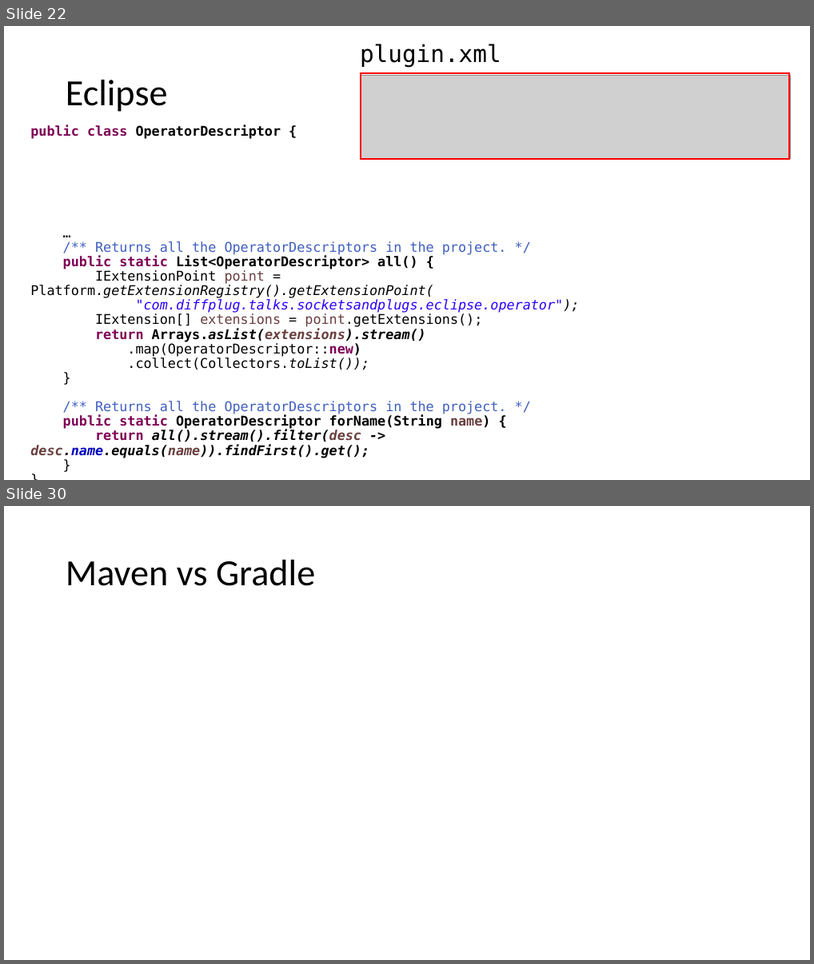
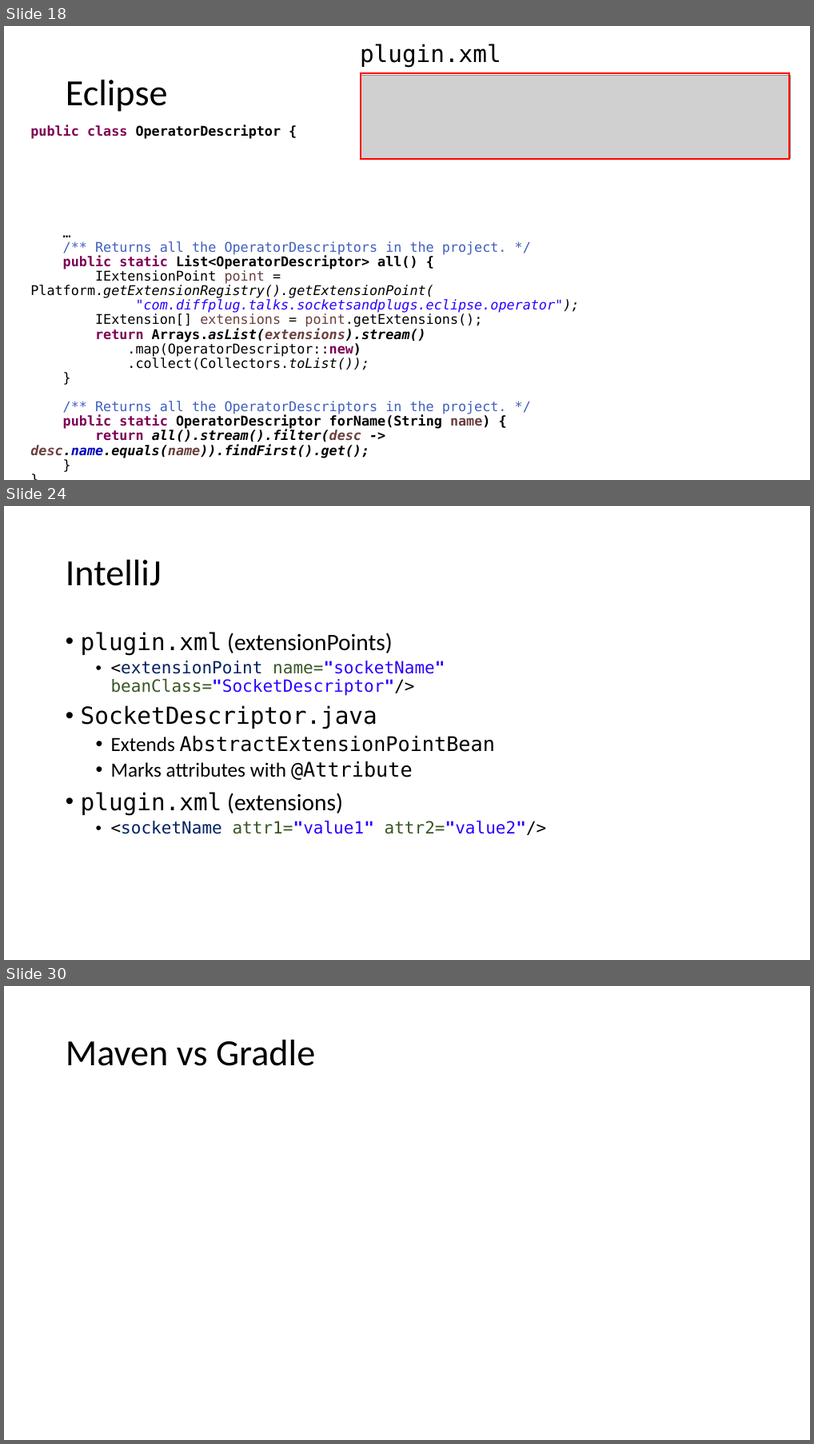
Before and after one commit to diffplug/sockets-and-plugs, a slide deck: Socket and Plugs.pptx. Shown one above the other, each under a label of ours: slides 22 and 30 before the commit, slides 18, 24 and 30 after it; the slides between them are not shown. The pictures are 814x964 and 814x1444 pixels, drawn with LibreOffice and Linux fonts; fonts in the diff are those of the drawing; grey boxes stand for pictures. Boxes give left, top, right and bottom in pixels: in the first picture for what was removed or moved away, otherwise in the second. Text is boxed around its words. In the diff, an @@ line names an element or a change of style, - is before the commit and + after.

```diff
--- a/Socket and Plugs.pptx
+++ b/Socket and Plugs.pptx
@@ slide 24 added at (4,506,810,960), background #FFFFFF @@
@@ title added at (66,560,162,586), 44 pt, text #000000 @@
+IntelliJ
@@ text added at (81,632,547,835), 20 pt, text #000000 @@
+• plugin.xml (extensionPoints)
+  • <extensionPoint name="socketName" beanClass="SocketDescriptor"/>
+• SocketDescriptor.java
+  • Extends AbstractExtensionPointBean
+  • Marks attributes with @Attribute
+• plugin.xml (extensions)
+  • <socketName attr1="value1" attr2="value2"/>
@@ what was slide 22 is now slide 18 @@
```
Also in this commit, not shown: 5 slides changed, 6 other slides added, 8 slides removed, 10 other files.
